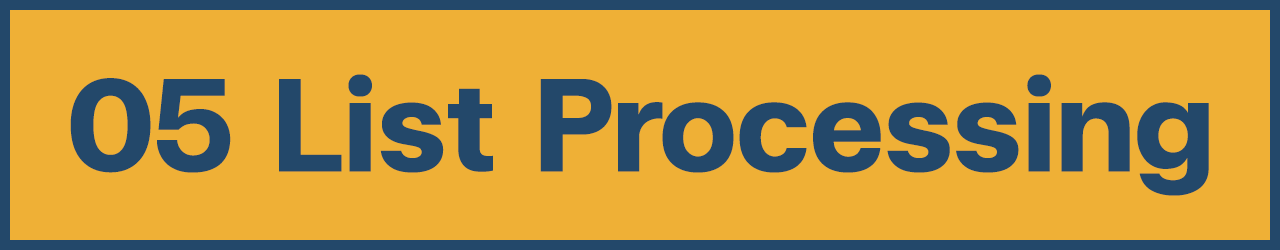
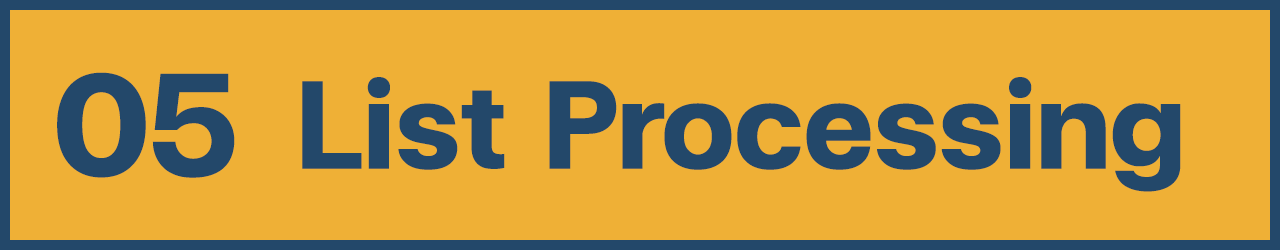
Layered file, before and after one edit (1280 x 250). Changes by layer:
removed layer "05 List Processing" over [70, 74, 1209, 196]
added layer "05" above "List Processing" over [57, 72, 235, 178]
added layer "List Processing" above "Rectangle 1" over [302, 77, 1181, 192]
hid "Background" over [57, 72, 1209, 196]
